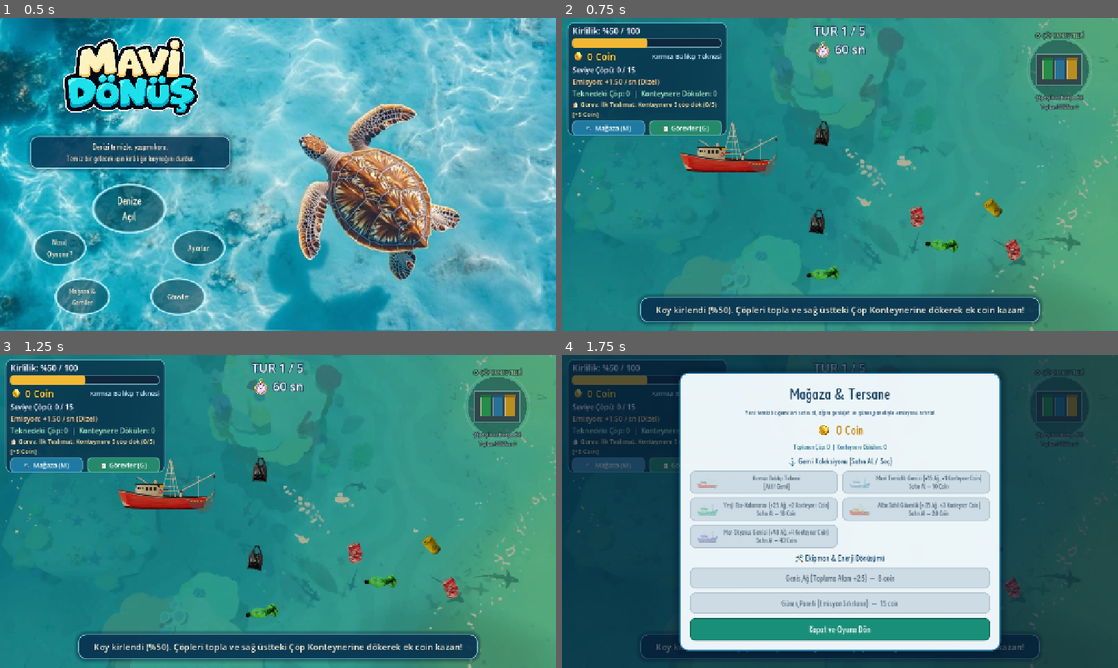
Above: before the commit, frames 1-4 (two rows, left to right).
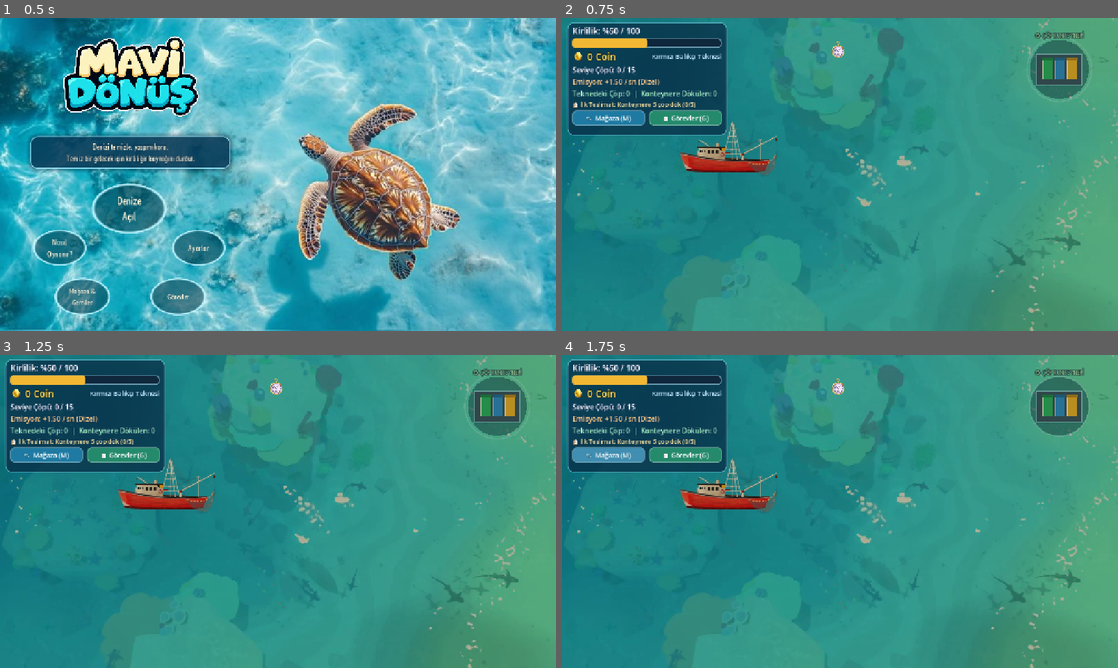
Above: after the commit, the same moments.

Repository: tubaiskol/Mavi-Donus-Hackathon-Team22
Game: Godot game, scene res://scenes/main_menu.tscn
Same seed, same stepped clock (60 frames per second), same inputs: the game is played once before the commit and once after it. The engine's default icon, where the game draws it, is replaced by a stand-in: a white triangle on a blue panel in a dark square.
Inputs:
- Up to frame 1 (0.5 s): no input
- Up to frame 2 (0.75 s): click "Denize Açıl" at 0.5 s
- Up to frame 3 (1.25 s): no input
- Up to frame 4 (1.75 s): click "🛒 Mağaza (M)" at 1.25 s

Frame 1 is identical in both runs. In frame 2, 11% of the frame differs, in the area x 1-94%, y 2-98%; in frame 3, 11%; in frame 4, 95%, in the area x 0-100%, y 0-100%.
Error after the commit: Invalid call. Nonexistent function 'reset' in base 'Node (game_state.gd)'. (res://scripts/game.gd:33)

Commit message:
kalıcı kayıt sistemi, seviye geçmişi ve coin bakiyesi desteği eklendi

Diff:
--- a/scripts/game_state.gd
+++ b/scripts/game_state.gd
@@ -9,6 +9,8 @@
 signal round_ended
 signal game_won
 signal game_lost
+
+const SAVE_PATH := "user://mavi_donus_save.json"
 
 const INITIAL_TRASH_POLLUTION := 7.0
 const NEW_TRASH_POLLUTION := 3.5
@@ -53,52 +55,47 @@
 
 const BOAT_ORDER := ["red", "blue", "emerald", "gold", "royal"]
 
-# Oyuncunun gördüğü toplam kirlilik (0 - 100 arası, en az %50'den başlar).
+# --- KALICI VERİLER (Save / Load ile saklanır) ---
+var coins := 0
+var unlocked_level := 1
+var current_round := 1
+var owned_boats: Array[String] = ["red"]
+var selected_boat := "red"
+var has_solar := false
+var has_wide_net := false
+var delivered_trash := 0
+var total_collected_trash := 0
+var rescued_turtles := 0
+var level_history: Dictionary = {}
+var quests: Array[Dictionary] = []
+
+# --- ANLIK / SEVİYE BAZLI DEĞİŞKENLER ---
 var pollution := 50.0
-
-# Toplam kirliliğin iki kaynağı: denizdeki atıklar ve dizel motor emisyonu.
 var trash_pollution := 50.0
 var motor_pollution := 0.0
-
-# Seviyede kalan toplam çöp (henüz spawn olmamış olanlar dahil).
 var remaining_trash := 15
-# Başlangıçtaki 7-8 çöpün her birinin başlangıç kirliliğindeki payı.
 var initial_trash_unit_pollution := 7.0
 
-# Dizel motor emisyonu (Seviye 1'de 1.5/sn, sonraki seviyelerde zorlaşır).
 var emission_per_sec := 1.50
-var has_solar := false
-var has_wide_net := false
-var has_blue_boat := false
-var owned_boats: Array[String] = ["red"]
-var selected_boat := "red"
+var carried_trash := 0
 
 var trash_value := -4.0
 var turtle_value := -10.0
 var fish_penalty := 5.0
 
-var coins := 0
-var total_collected_trash := 0
-var carried_trash := 0
-var delivered_trash := 0
-var rescued_turtles := 0
-
 var boat_speed := 220.0
 var pickup_radius := 40.0
-
 var round_time := 60.0
-var current_round := 1
 var running := false
 var game_over := false
 
-var quests: Array[Dictionary] = []
-
 
 func _ready() -> void:
-	_init_quests()
-
-
-func _init_quests() -> void:
+	_init_default_quests()
+	load_game()
+
+
+func _init_default_quests() -> void:
 	quests = [
 		{
 			"id": "deliver_5",
@@ -151,6 +148,140 @@
 	]
 
 
+# --- KAYIT VE YÜKLEME SİSTEMİ ---
+func save_game() -> void:
+	var quest_states: Array[Dictionary] = []
+	for q in quests:
+		quest_states.append({
+			"id": q["id"],
+			"progress": int(q["progress"]),
+			"completed": bool(q["completed"])
+		})
+
+	var data := {
+		"coins": coins,
+		"unlocked_level": unlocked_level,
+		"current_round": current_round,
+		"owned_boats": owned_boats,
+		"selected_boat": selected_boat,
+		"has_solar": has_solar,
+		"has_wide_net": has_wide_net,
+		"delivered_trash": delivered_trash,
+		"total_collected_trash": total_collected_trash,
+		"rescued_turtles": rescued_turtles,
+		"level_history": level_history,
+		"quest_states": quest_states
+	}
+
+	var file := FileAccess.open(SAVE_PATH, FileAccess.WRITE)
+	if file:
+		var json_str := JSON.stringify(data, "\t")
+		file.store_string(json_str)
+		file.close()
+
+
+func load_game() -> void:
+	if not FileAccess.file_exists(SAVE_PATH):
+		recalculate_pickup_radius()
+		return
+
+	var file := FileAccess.open(SAVE_PATH, FileAccess.READ)
+	if file == null:
+		return
+
+	var text := file.get_as_text()
+	file.close()
+
+	var test_json_conv := JSON.new()
+	var error := test_json_conv.parse(text)
+	if error != OK:
+		return
+
+	var data: Dictionary = test_json_conv.data
+	if data == null:
+		return
+
+	coins = int(data.get("coins", 0))
+	unlocked_level = clampi(int(data.get("unlocked_level", 1)), 1, 5)
+	current_round = clampi(int(data.get("current_round", 1)), 1, 5)
+
+	var raw_boats = data.get("owned_boats", ["red"])
+	owned_boats.clear()
+	for b in raw_boats:
+		owned_boats.append(str(b))
+	if not ("red" in owned_boats):
+		owned_boats.append("red")
+
+	selected_boat = str(data.get("selected_boat", "red"))
+	if not (selected_boat in owned_boats):
+		selected_boat = "red"
+
+	has_solar = bool(data.get("has_solar", false))
+	has_wide_net = bool(data.get("has_wide_net", false))
+	delivered_trash = int(data.get("delivered_trash", 0))
+	total_collected_trash = int(data.get("total_collected_trash", 0))
+	rescued_turtles = int(data.get("rescued_turtles", 0))
+	level_history = data.get("level_history", {})
+
+	var saved_quests = data.get("quest_states", [])
+	if saved_quests is Array:
+		for sq in saved_quests:
+			var sid = str(sq.get("id", ""))
+			for q in quests:
+				if q["id"] == sid:
+					q["progress"] = int(sq.get("progress", 0))
+					q["completed"] = bool(sq.get("completed", false))
+
+	recalculate_pickup_radius()
+	update_emission_for_current_round()
+	coins_changed.emit(coins)
+	boat_changed.emit(selected_boat)
+	quests_changed.emit()
+
+
+func reset_all_data() -> void:
+	coins = 0
+	unlocked_level = 1
+	current_round = 1
+	owned_boats = ["red"]
+	selected_boat = "red"
+	has_solar = false
+	has_wide_net = false
+	delivered_trash = 0
+	total_collected_trash = 0
+	rescued_turtles = 0
+	level_history.clear()
+	_init_default_quests()
+
+	if FileAccess.file_exists(SAVE_PATH):
+		DirAccess.remove_absolute(SAVE_PATH)
+
+	recalculate_pickup_radius()
+	update_emission_for_current_round()
+	coins_changed.emit(coins)
+	boat_changed.emit(selected_boat)
+	quests_changed.emit()
+	save_game()
+
+
+func record_level_result(level: int, passed: bool) -> void:
+	var l_str := str(level)
+	if not level_history.has(l_str):
+		level_history[l_str] = {"passed": false, "attempts": 0}
+
+	level_history[l_str]["attempts"] = int(level_history[l_str].get("attempts", 0)) + 1
+	if passed:
+		level_history[l_str]["passed"] = true
+		if level >= unlocked_level and unlocked_level < 5:
+			unlocked_level = level + 1
+	else:
+		if not level_history[l_str].has("passed"):
+			level_history[l_str]["passed"] = false
+
+	save_game()
+
+
+# --- OYUN SEVİYE YÖNETİMİ ---
 func get_round_time() -> float:
 	match current_round:
 		1: return 60.0
@@ -161,7 +292,6 @@
 
 
 func get_min_pollution_for_level(level: int) -> float:
-	# Kirlilik en az %50'den başlar ve seviyeye göre başlangıçtaki 7-8 çöple tutarlıdır.
 	match level:
 		1: return 50.0
 		2: return 52.0
@@ -186,10 +316,27 @@
 	pickup_radius = base
 
 
-func start_next_level() -> void:
-	current_round += 1
+func start_level_round(lvl: int) -> void:
+	current_round = clampi(lvl, 1, 5)
 	round_time = get_round_time()
 	update_emission_for_current_round()
+	recalculate_pickup_radius()
+	carried_trash = 0
+	running = false
+	game_over = false
+	start_level_pollution(15, 7)
+	carried_trash_changed.emit(carried_trash, delivered_trash)
+	save_game()
+
+
+func start_next_level() -> void:
+	if current_round < 5:
+		current_round += 1
+		unlocked_level = maxi(unlocked_level, current_round)
+	round_time = get_round_time()
+	update_emission_for_current_round()
+	carried_trash = 0
+	save_game()
 
 
 func start_level_pollution(total_trash: int = 15, initial_trash: int = 7) -> void:
@@ -223,7 +370,6 @@
 	var before_pol := pollution
 	var own_clean := maxf(absf(clean_amount), 0.0)
 
-	# Çöp kendi kirlilik payını ve kalan motor emisyonunun eşit payını temizler.
 	var motor_share := 0.0
 	if remaining_trash > 0:
 		motor_share = motor_pollution / float(remaining_trash)
@@ -266,12 +412,14 @@
 		3.0
 	)
 	_update_quests()
+	save_game()
 	return bonus_coins
 
 
 func record_turtle_rescue() -> void:
 	rescued_turtles += 1
 	_update_quests()
+	save_game()
 
 
 func _update_quests() -> void:
@@ -306,16 +454,16 @@
 
 	if changed:
 		quests_changed.emit()
+		save_game()
 
 
 func get_active_quest_summary() -> String:
 	for q in quests:
 		if not q["completed"]:
-			return "Görev: %s (%d/%d) [+%d Coin]" % [
+			return "%s (%d/%d)" % [
 				q["title"],
 				int(q["progress"]),
-				int(q["target"]),
-				int(q["reward"])
+				int(q["target"])
 			]
 	return "Tüm Görevler Tamamlandı! Harika iş!"
 
@@ -359,6 +507,7 @@
 func add_coins(amount: int) -> void:
 	coins = maxi(0, coins + amount)
 	coins_changed.emit(coins)
+	save_game()
 
 
 func is_boat_owned(boat_id: String) -> bool:
@@ -371,6 +520,7 @@
 
 	if is_boat_owned(boat_id):
 		set_boat(boat_id)
+		save_game()
 		return true
 
 	var cost: int = int(BOAT_CATALOG[boat_id]["cost"])
@@ -378,10 +528,30 @@
 		return false
 
 	owned_boats.append(boat_id)
-	if boat_id != "red":
-		has_blue_boat = true
 	add_coins(-cost)
 	set_boat(boat_id)
+	save_game()
+	return true
+
+
+func buy_net() -> bool:
+	if has_wide_net or coins < 8:
+		return false
+	has_wide_net = true
+	add_coins(-8)
+	recalculate_pickup_radius()
+	save_game()
+	return true
+
+
+func buy_solar() -> bool:
+	if has_solar or coins < 15:
+		return false
+	has_solar = true
+	add_coins(-15)
+	update_emission_for_current_round()
+	_update_quests()
+	save_game()
 	return true
 
 
@@ -389,6 +559,7 @@
 	selected_boat = boat_id
 	recalculate_pickup_radius()
 	boat_changed.emit(selected_boat)
+	save_game()
 
 
 func get_boat_name(boat_id: String = "") -> String:
@@ -400,30 +571,3 @@
 
 func show_toast(message: String, duration: float = 3.0) -> void:
 	toast_requested.emit(message, duration)
-
-
-func reset() -> void:
-	current_round = 1
-	has_solar = false
-	has_wide_net = false
-	has_blue_boat = false
-	owned_boats = ["red"]
-	selected_boat = "red"
-	update_emission_for_current_round()
-	round_time = get_round_time()
-	coins = 0
-	total_collected_trash = 0
-	carried_trash = 0
-	delivered_trash = 0
-	rescued_turtles = 0
-	boat_speed = 220.0
-	recalculate_pickup_radius()
-	running = false
-	game_over = false
-
-	_init_quests()
-	start_level_pollution(15, 7)
-	coins_changed.emit(coins)
-	boat_changed.emit(selected_boat)
-	carried_trash_changed.emit(carried_trash, delivered_trash)
-	quests_changed.emit()
